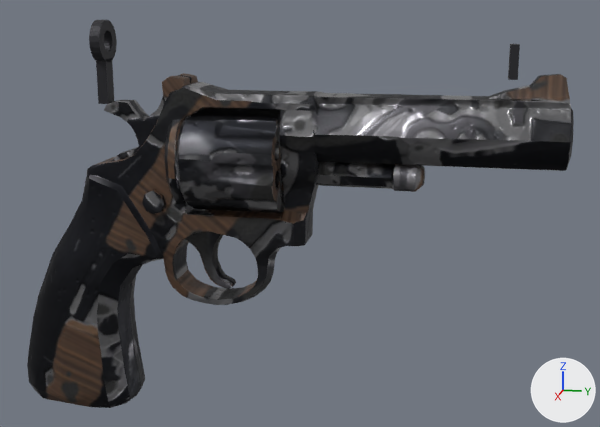
What one commit did to the glTF model addons/arena_weapons/assets/models/revolver.glb.
Before and after are seen from a camera (50 mm lens) standing at (0.457, 0.177, 0.168) and looking at (-0.005, 0.085, 0.053). Every picture has the same lights, and +X, +Y and +Z are marked at lower right. The picture after the commit comes second. Where no turn or scale is listed for an object, it has been applied to the vertices. Vertices at exactly the same position are counted once.

Objects in the first picture: 'geometry_0', 'rear_ring', 'rear_stem' and 1 more.
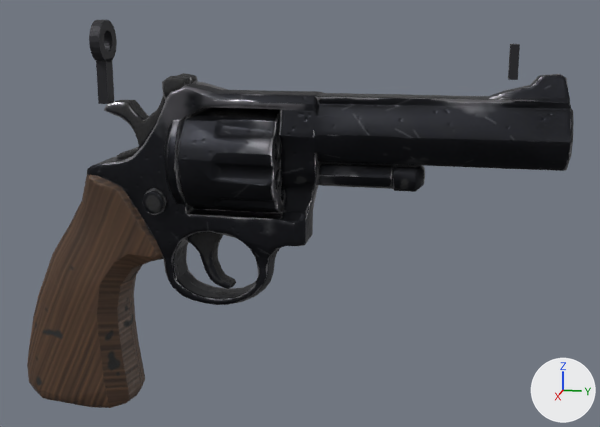
Where the change shows, as pixel boxes (x1, y1, x2, y2) in the pictures (600 x 427 px):
part 1 of me_mesh_0, surface changed: (27, 73, 574, 408) in both

Diff of the bpy script that builds the scene:
```diff
--- a/addons/arena_weapons/assets/models/revolver.glb.py
+++ b/addons/arena_weapons/assets/models/revolver.glb.py
@@ me_mesh_0 @@
 me_mesh_0.from_pydata(...)  # 3998 vertices, 6953 faces; spans x -0.029..0.029, y -0.16..0.161, z -0.103..0.103
 # used by ob_geometry_0; location = (0.0, 0.0704, 0.032)
+# me_mesh_0 part 1: 5620 kept faces spanning x -0.029..0.029, y -0.16..0.161, z -0.103..0.103 get new texture (UV) coordinates
 me_mesh_0.materials.append(mat_material_0)
```
